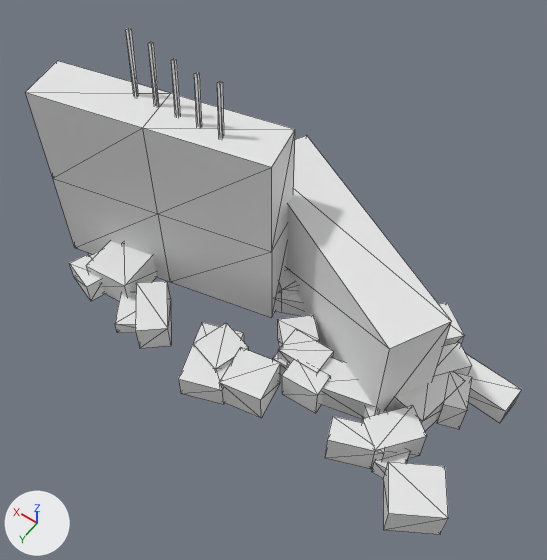
What one commit did to the OBJ model lobo-infinity-portal/public/assets/maps/old-quarter-20261031-r1/wall-rubble.obj.
Before and after are seen from a 50 mm camera at (-2.11, 2.76, 4.83) aimed at (-0.27, 0.18, 0.78). The lights are fixed; the arrows at lower left show +X, +Y and +Z. The picture after the commit comes second. Mesh edges are drawn as thin lines. Where no turn or scale is listed for an object, it has been applied to the vertices.

The scene before the commit, as lines of its bpy script (objects in view):
```python
me_wall_rubble = bpy.data.meshes.new('wall-rubble')
me_wall_rubble.from_pydata(...)  # 426 vertices, 644 faces; spans x -1.98..1.72, y -0.94..0.93, z 0.0..2.06
ob_wall_rubble = bpy.data.objects.new('wall-rubble', me_wall_rubble)
ob_wall_rubble.location = (0.0, 0.0, 0.0)
```
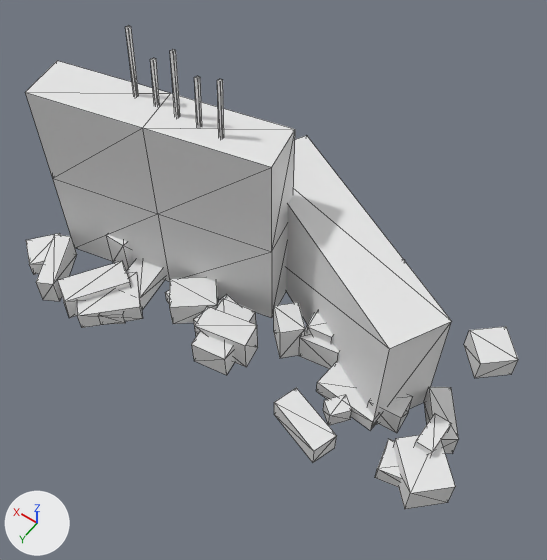
Boxes [x1, y1, x2, y2] around the edits, measured in the pictures (547 x 560 px; the box of a moved part takes in the faces that stretch with it):
'wall-rubble', reshaped: before [25, 28, 522, 534]; after [25, 26, 518, 509]
part 1 of me_wall_rubble, moved or reshaped (not visible afterwards): before [321, 358, 373, 419]
part 2 of me_wall_rubble, moved or reshaped: before [362, 405, 427, 469]; after [323, 395, 352, 426]
part 3 of me_wall_rubble, moved or reshaped: before [69, 241, 522, 534]; after [26, 233, 518, 509]
part 4 of me_wall_rubble, moved or reshaped: before [148, 42, 159, 106]; after [150, 58, 160, 105]
part 5 of me_wall_rubble, moved or reshaped: before [194, 72, 202, 127]; after [195, 76, 202, 127]
part 6 of me_wall_rubble, moved or reshaped: before [217, 82, 224, 138]; after [217, 79, 224, 138]
part 7 of me_wall_rubble, moved or reshaped: before [126, 28, 139, 96]; after [125, 26, 139, 96]
part 8 of me_wall_rubble, moved or reshaped: before [171, 59, 180, 116]; after [170, 49, 180, 117]

Diff of the bpy script that builds the scene:
```diff
--- a/lobo-infinity-portal/public/assets/maps/old-quarter-20261031-r1/wall-rubble.obj.py
+++ b/lobo-infinity-portal/public/assets/maps/old-quarter-20261031-r1/wall-rubble.obj.py
@@ me_wall_rubble @@
 # used by ob_wall_rubble; location = (0.0, 0.0, 0.0)
-me_wall_rubble.from_pydata(...)  # 426 vertices, 644 faces; spans x -1.98..1.72, y -0.94..0.93, z 0.0..2.06
+me_wall_rubble.from_pydata(...)  # 426 vertices, 644 faces; spans x -1.92..1.96, y -1.0..0.93, z 0.0..2.07
+# me_wall_rubble part 1: the loose piece of 8 vertices spanning x -1.24..-0.69, y 0.07..0.43, z 0.0..0.24 is turned 138 degrees about the z axis through its middle and scaled by 0.946, then moved by (2.32, -0.61, -0.01)
+# me_wall_rubble part 2: the loose piece of 8 vertices spanning x -1.61..-1.2, y 0.2..0.63, z 0.0..0.29 is scaled about its middle by (0.484, 0.467, 0.484), then moved by (0.43, 0.0, -0.08)
+# me_wall_rubble part 3: 344 of 426 vertices moved; they spanned x -1.98..1.41, y -0.84..0.93, z 0.0..0.33 and now span x -1.92..1.96, y -1.0..0.93, z 0.0..0.34; mean shift (0.27, 0.0, 0.0); largest move (-1.81, 0.46, 0.28) -> (1.72, -1.0, 0.32)
+# me_wall_rubble part 4: all 4 vertices in x 0.86..0.88, y -0.11..-0.09, z 2.02..2.03 are moved by (0.0, 0.0, -0.12)
+# me_wall_rubble part 5: all 4 vertices in x 0.5..0.52, y -0.11..-0.09, z 1.95..1.96 are moved by (0.0, 0.0, -0.03)
+# me_wall_rubble part 6: all 4 vertices in x 0.32..0.34, y -0.11..-0.09, z 1.96..1.97 are moved by (0.0, 0.0, 0.02)
+# me_wall_rubble part 7: all 4 vertices in x 1.04..1.06, y -0.11..-0.09, z 2.05..2.06 are moved by (0.0, 0.0, 0.02)
+# me_wall_rubble part 8: all 4 vertices in x 0.68..0.7, y -0.11..-0.09, z 1.97..1.98 are moved by (0.0, 0.0, 0.07)
```
